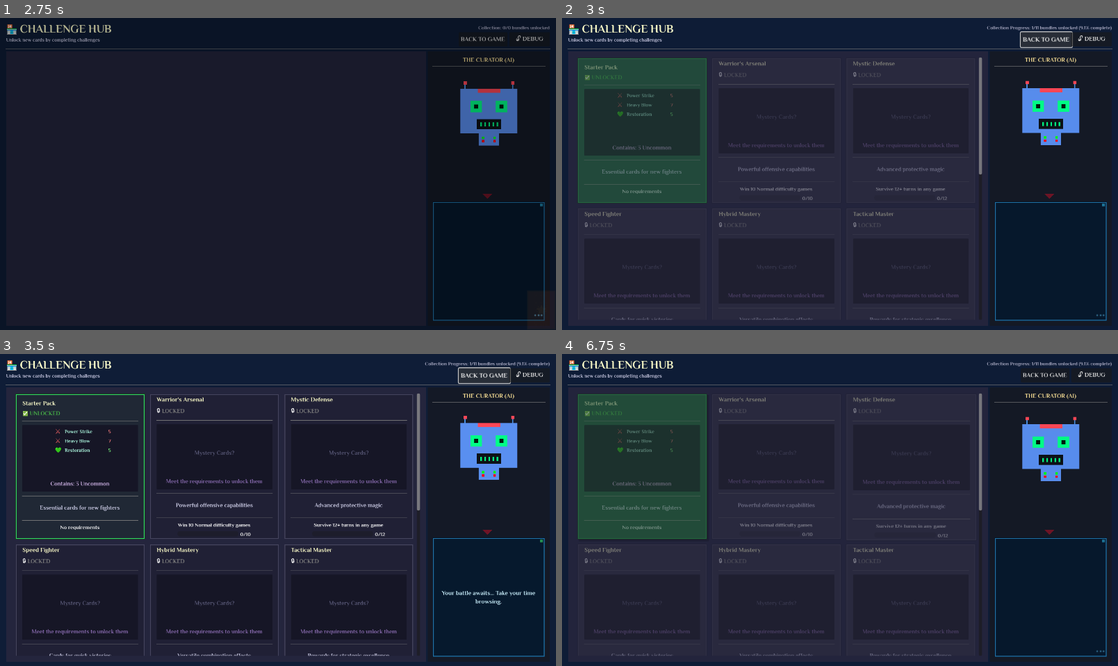
Above: before the commit, frames 1-4 (two rows, left to right).
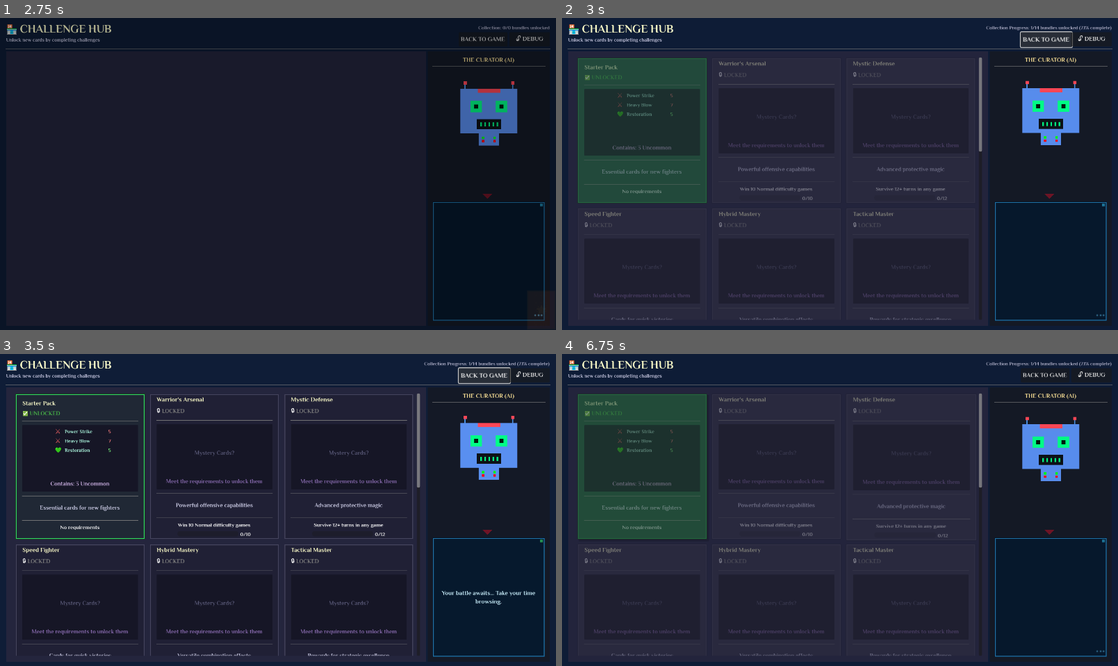
Above: after the commit, the same moments.

Repository: lextrack/Card-Vault-Keeper-Arena
Game: Godot game, scene res://scenes/Main.tscn
Two runs of this game, one before a commit and one after it. Both use one fixed random seed, a clock stepped at 60 frames per second and the inputs below. This scene is started directly instead of the project's main scene. Video files are missing from this copy of the repository; at most half a second of black plays in their place. Sound files missing from this copy of the repository are replaced by a short silence.
Inputs (mouse positions are in pixels of both pictures, inside the frame that each line leads up to):
- Up to frame 1 (2.75 s): click "End Turn" at 0.5 s; tap Enter (game_select) at 1.25 s; move the mouse to (50, 186) at 1.27 s; hold Right (ui_right) 1.28-2.03 s; hold C (ChallengeHub_access) 1.28-2.03 s; click (50, 186) at 1.42 s; move the mouse to (94, 186) at 2.02 s; hold Escape (game_back) from 2.03 s (still down); tap Space (end_turn_specific) at 2.1 s; click (94, 186) at 2.17 s
- Up to frame 2 (3 s): release Escape (game_back) at 2.75 s; click "BACK TO GAME" at 2.75 s
- Up to frame 3 (3.5 s): no input
- Up to frame 4 (6.75 s): move the mouse to (895, 441) at 3.52 s; hold Right (ui_right) 3.53-4.28 s; hold C (ChallengeHub_access) 3.53-4.28 s; move the mouse to (812, 572) at 4.27 s; hold Up (ui_up) 4.28-5.03 s; tap Enter (game_select) at 4.35 s; click (812, 572) at 4.42 s; move the mouse to (701, 522) at 5.02 s; hold C (ChallengeHub_access) 5.03-5.78 s; hold Left (ui_left) 5.03-6.53 s; click (701, 522) at 5.17 s; move the mouse to (656, 522) at 5.77 s; tap Space (end_turn_specific) at 5.85 s; click (656, 522) at 5.92 s; move the mouse to (867, 510) at 6.52 s; hold Escape (game_back) from 6.53 s (still down); hold H (game_controls) from 6.53 s (still down); click (867, 510) at 6.67 s

Frame 1 is identical in both runs. In frame 2, 0.2% of the frame differs, in the area x 75-99%, y 2-51%; in frame 3, 0.2%; in frame 4, 0.2%.
Error in both runs: Invalid access to property or key 'turn_number' on a base object of type 'Nil'. (res://scripts/Main.gd:486)

Commit message:
New bundles

Diff:
--- a/scripts/CardDatabase.gd
+++ b/scripts/CardDatabase.gd
@@ -105,7 +105,7 @@
 			"damage": 22,
 			"type": "attack",
 			"rarity": RaritySystem.Rarity.RARE,
-			"weight": 15
+			"weight": 11
 		},
 		{
 			"name": "Piercing Blow",
@@ -113,7 +113,7 @@
 			"damage": 9,
 			"type": "attack",
 			"rarity": RaritySystem.Rarity.RARE,
-			"weight": 18
+			"weight": 19
 		},
 		{
 			"name": "Devastating Blow",
--- a/scripts/ChallengeHub.gd
+++ b/scripts/ChallengeHub.gd
@@ -247,7 +247,7 @@
 	var selected_bundle = bundle_card_instances[selected_bundle_index]
 	if is_instance_valid(selected_bundle):
 		selected_bundle.modulate = Color(1.05, 1.05, 1.0, 1.0)
-		selected_bundle.z_index = 5
+		selected_bundle.z_index = 10
 		selected_bundle.scale = Vector2(1.02, 1.02)
 
 		ensure_bundle_visible(selected_bundle_index)
@@ -466,12 +466,12 @@
 
 func play_entrance_animation():
 	modulate.a = 0.0
-	scale = Vector2(0.95, 0.95)
+	scale = Vector2(0.90, 0.90)
 
 	var tween = create_tween()
 	tween.set_parallel(true)
 	tween.tween_property(self, "modulate:a", 1.0, 0.5)
-	tween.tween_property(self, "scale", Vector2(1.0, 1.0), 0.4)
+	tween.tween_property(self, "scale", Vector2(1.0, 1.0), 5.4)
 
 func load_shop_data():
 	if not UnlockManagers:
--- a/scripts/Main.gd
+++ b/scripts/Main.gd
@@ -806,7 +806,8 @@
 		"damage_taken": damage_taken,
 		"final_hp": final_hp,
 		"cards_played": player.cards_played_this_turn if player else 0,
-		"was_at_low_hp": player.was_at_low_hp_this_game if player else false
+		"was_at_low_hp": player.was_at_low_hp_this_game if player else false,
+		"total_damage_this_game": player.total_damage_this_game if player else 0
 	}
 
 	if player_won:
@@ -863,7 +864,8 @@
 			"card_name": card_name,
 			"card_cost": card_cost,
 			"turn": player.turn_number,
-			"difficulty": difficulty
+			"difficulty": difficulty,
+			"shield_value": card_data.shield
 		}
 		UnlockManagers.track_progress("card_played", 1, extra_data)
 
--- a/scripts/Player.gd
+++ b/scripts/Player.gd
@@ -20,7 +20,7 @@
 var cards_played_this_turn: int = 0
 var turn_number: int = 0
 var was_at_low_hp_this_game: bool = false
-
+var total_damage_this_game: int = 0
 var ai_turn_active: bool = false
 var should_stop_ai_turn: bool = false
 
@@ -83,6 +83,9 @@
 				damage_dealt = total_damage
 				print("    FINAL Attack: ", card.damage, " base + ", bonus_damage, " bonus = ", total_damage, " total damage")
 				target.take_damage(total_damage)
+
+				if not is_ai:
+					total_damage_this_game += total_damage
 
 				if not is_ai and UnlockManagers:
 					UnlockManagers.track_progress("damage_dealt", total_damage)
@@ -356,6 +359,7 @@
 	current_shield = 0
 	cards_played_this_turn = 0
 	turn_number = 0
+	total_damage_this_game = 0
 	was_at_low_hp_this_game = false
 	hand.clear()
 	discard_pile.clear()
--- a/scripts/UnlockManager.gd
+++ b/scripts/UnlockManager.gd
@@ -54,9 +54,9 @@
 	"hybrid_mastery": {
 		"name": "Hybrid Mastery",
 		"description": "Versatile combination effects",
-		"requirement_text": "Play 30 hybrid cards total",
+		"requirement_text": "Play 40 hybrid cards total",
 		"requirement_type": "hybrid_cards_played",
-		"requirement_value": 30,
+		"requirement_value": 40,
 		"cards": ["Paladin's Resolve", "Divine Retribution", "Fortress Guard"],
 		"rarity_info": "3 Rare Hybrid"
 	},
@@ -77,8 +77,8 @@
 		"requirement_text": "Win 3 Expert difficulty games",
 		"requirement_type": "wins_expert",
 		"requirement_value": 3,
-		"cards": ["Warrior Saint", "Divine Champion", "Sacred Guardian"],
-		"rarity_info": "3 Epic Hybrid"
+		"cards": ["Divine Champion", "Sacred Guardian"],
+		"rarity_info": "2 Epic"
 	},
 
 	"learning_fighter": {
@@ -97,27 +97,57 @@
 		"requirement_text": "Win 3 games after being reduced to 5 HP or less",
 		"requirement_type": "low_hp_recoveries",
 		"requirement_value": 3,
-		"cards": ["Life Strike", "Major Healing", "Critical Strike", "Deep Cut", "Annihilation", "Guardian's Touch", "Blessed Strike"],
-		"rarity_info": "3 Uncommon, 3 Rare, 1 Epic"
+		"cards": ["Life Strike", "Major Healing", "Critical Strike"],
+		"rarity_info": "1 Uncommon, 2 Rare"
 	},
 	"berserker_warrior": {
 		"name": "Berserker Warrior",
 		"description": "Devastating attacks for the fearless fighter",
 		"requirement_text": "Deal 500+ total damage across all games",
 		"requirement_type": "total_damage_dealt",
-		"requirement_value": 500,
-		"cards": ["War Axe", "Fierce Attack", "Devastating Blow", "Healing"],
-		"rarity_info": "2 Uncommon Attacks, 1 Epic Attack, 1 Uncommon"
+		"requirement_value": 400,
+		"cards": ["War Axe", "Fierce Attack", "Devastating Blow"],
+		"rarity_info": "2 Uncommon, 1 Epic"
 	},
 
 	"fortress_defender": {
 		"name": "Fortress Defender",
 		"description": "Ultimate protection and tactical strikes",
-		"requirement_text": "Block 300+ total damage with shields",
+		"requirement_text": "Block 250+ total damage with shields",
 		"requirement_type": "total_damage_blocked",
+		"requirement_value": 250,
+		"cards": ["Shield", "Reinforced Shield", "Shield Bash"],
+		"rarity_info": "2 Uncommon, 1 Rare"
+	},
+
+	"cards_tester": {
+		"name": "Cards tester",
+		"description": "No card moves away from you",
+		"requirement_text": "Play 300 cards of any type",
+		"requirement_type": "total_cards_played",
 		"requirement_value": 300,
-		"cards": ["Shield", "Reinforced Shield", "Shield Bash"],
-		"rarity_info": "1 Uncommon Shield, 1 Rare Shield, 1 Uncommon Hybrid"
+		"cards": ["Healing", "Annihilation"],
+		"rarity_info": "1 Uncommon, 1 Epic"
+	},
+
+	"damage_dealer": {
+		"name": "Damage Dealer",
+		"description": "Specialized in pure offensive power",
+		"requirement_text": "Deal 50+ damage in a single game",
+		"requirement_type": "single_game_damage",
+		"requirement_value": 50,
+		"cards": ["Deep Cut", "Warrior Saint"],
+		"rarity_info": "1 Epic, 1 Rare"
+	},
+
+	"shield_master": {
+		"name": "Shield Master",
+		"description": "Defensive specialist who knows when to protect",
+		"requirement_text": "Use 100 shield cards total",
+		"requirement_type": "shield_cards_played",
+		"requirement_value": 100,
+		"cards": ["Guardian's Touch", "Blessed Strike"],
+		"rarity_info": "2 Uncommon"
 	}
 }
 
@@ -342,6 +372,26 @@
 		"total_damage_blocked":
 			if progress_type == "damage_blocked":
 				return min(old_progress + value, bundle.requirement_value)
+
+		"total_cards_played":
+			if progress_type == "card_played":
+				return min(old_progress + value, bundle.requirement_value)
+
+		"single_game_damage":
+			if progress_type == "game_ended":
+				var total_damage = extra_data.get("total_damage_this_game", 0)
+				if total_damage >= bundle.requirement_value:
+					return bundle.requirement_value
+
+		"shield_cards_played":
+			if progress_type == "card_played":
+				var card_type = extra_data.get("card_type", "")
+				if card_type == "shield":
+					return min(old_progress + value, bundle.requirement_value)
+				elif card_type == "hybrid":
+					var shield_value = extra_data.get("shield_value", 0)
+					if shield_value > 0:
+						return min(old_progress + value, bundle.requirement_value)
 
 	return old_progress
 
@@ -394,6 +444,18 @@
 			return str(displayed_current) + "/" + str(required) + " damage dealt"
 		"total_damage_blocked":
 			return str(displayed_current) + "/" + str(required) + " damage blocked"
+
+		"total_cards_played":
+			return str(displayed_current) + "/" + str(required) + " cards played"
+
+		"single_game_damage":
+			if current >= required:
+				return "COMPLETED"
+			else:
+				return "0/1 high damage games"
+
+		"shield_cards_played":
+			return str(displayed_current) + "/" + str(required) + " shield cards"
 		_:
 			return str(displayed_current) + "/" + str(required)
 
